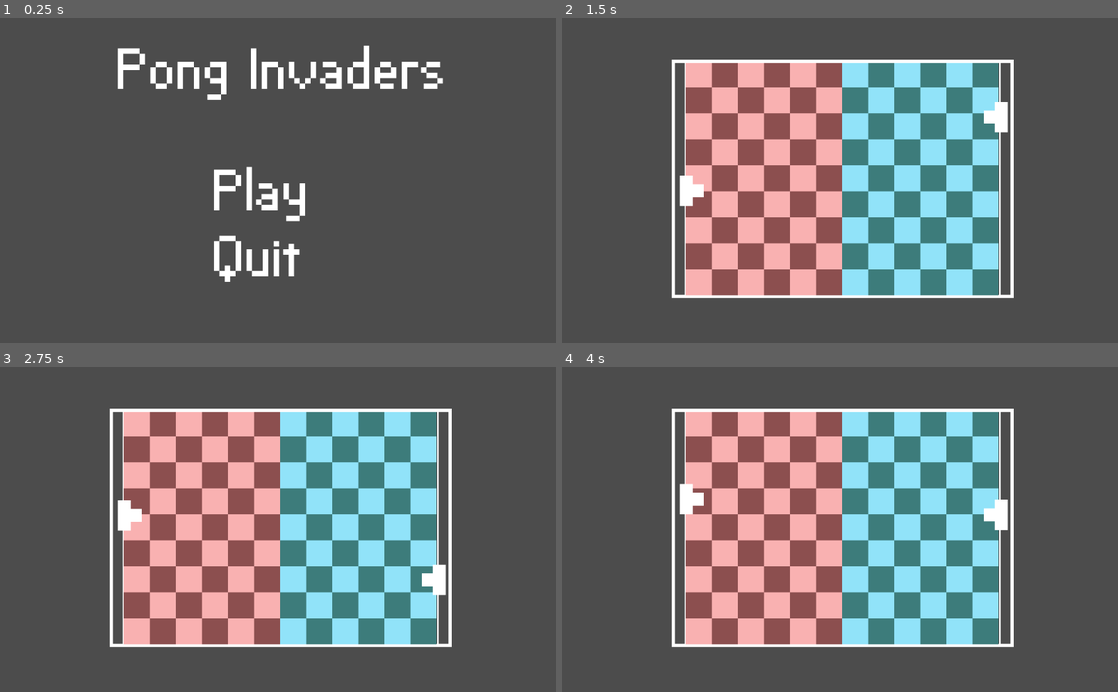
Above: before the commit, frames 1-4 (two rows, left to right).
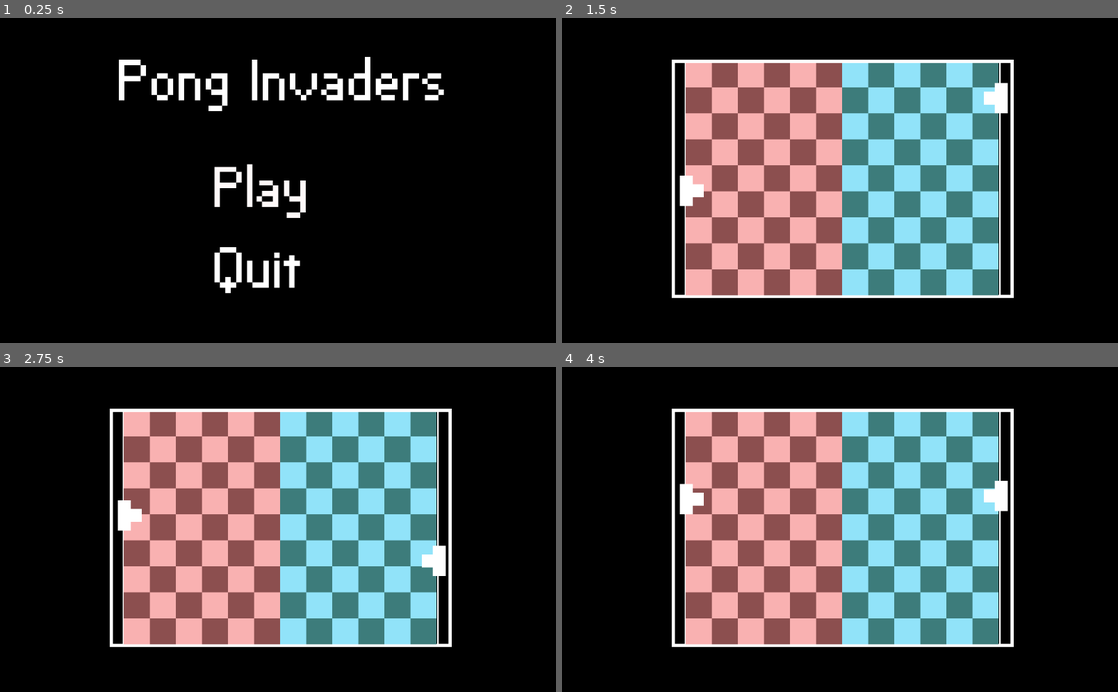
Above: after the commit, the same moments.

Repository: Raelr/dd-pong-invaders
Game: Godot game, scene res://scenes/Main.tscn
Same seed, same stepped clock (60 frames per second), same inputs: the game is played once before the commit and once after it.
Inputs (mouse positions are in pixels of both pictures, inside the frame that each line leads up to):
- Up to frame 1 (0.25 s): no input
- Up to frame 2 (1.5 s): tap Enter at 0.5 s; move the mouse to (823, 193) at 0.52 s; hold W 0.53-1.28 s; click (823, 193) at 0.6 s; move the mouse to (728, 196) at 1.27 s; hold S from 1.28 s (still down); tap I at 1.35 s; click (728, 196) at 1.42 s
- Up to frame 3 (2.75 s): move the mouse to (333, 458) at 2.02 s; release S at 2.03 s; hold W from 2.03 s (still down); hold K from 2.03 s (still down); click (333, 458) at 2.17 s
- Up to frame 4 (4 s): move the mouse to (812, 594) at 2.77 s; release K at 2.78 s; click (812, 594) at 2.85 s; move the mouse to (1006, 578) at 3.52 s; release W at 3.53 s; hold S from 3.53 s (still down); hold I from 3.53 s (still down); click (1006, 578) at 3.67 s

The runs differ from the first frame. In frame 1, 98% of the frame differs, in the area x 0-100%, y 0-100%; in frame 2, 58%; in frame 3, 58%; in frame 4, 58%.

Commit message:
Finished base for main menu

Diff:
--- a/scenes/Main.tscn
+++ b/scenes/Main.tscn
@@ -7,15 +7,24 @@
 
 [node name="Main" type="Node2D"]
 
+[node name="ColorRect" type="ColorRect" parent="."]
+modulate = Color( 0, 0, 0, 1 )
+margin_right = 1024.0
+margin_bottom = 601.0
+mouse_filter = 2
+__meta__ = {
+"_edit_use_anchors_": false
+}
+
 [node name="Arena" parent="." instance=ExtResource( 1 )]
 visible = false
 position = Vector2( 516.893, 297.052 )
 
 [node name="MainMenu" parent="." instance=ExtResource( 4 )]
-margin_left = 211.674
-margin_top = 13.8666
-margin_right = 211.674
-margin_bottom = 13.8666
+margin_left = 482.123
+margin_top = 248.194
+margin_right = 482.123
+margin_bottom = 248.194
 
 [node name="PlayerOne" parent="." instance=ExtResource( 2 )]
 visible = false
@@ -24,7 +33,7 @@
 
 [node name="PlayerTwo" parent="." instance=ExtResource( 2 )]
 visible = false
-position = Vector2( 799.479, 202.948 )
+position = Vector2( 799.479, 167.948 )
 texture = ExtResource( 3 )
 is_player_two = true
 update = true
--- a/scenes/MainMenu.tscn
+++ b/scenes/MainMenu.tscn
@@ -22,9 +22,10 @@
 }
 
 [node name="Title" type="Label" parent="."]
-margin_top = 1.608
-margin_right = 606.0
-margin_bottom = 146.608
+margin_left = -268.446
+margin_top = -211.297
+margin_right = 337.554
+margin_bottom = -66.2973
 custom_fonts/font = SubResource( 1 )
 text = "Pong Invaders"
 __meta__ = {
@@ -32,10 +33,13 @@
 }
 
 [node name="PlayButton" parent="." instance=ExtResource( 2 )]
-position = Vector2( 266.846, 311.018 )
+position = Vector2( -1.6001, 71.4992 )
 button_text = "Play"
-update = true
+normal_color = Color( 1, 0.980392, 0.980392, 1 )
+hover_color = Color( 0.52549, 0.52549, 0.52549, 1 )
 
 [node name="QuitButton" parent="." instance=ExtResource( 2 )]
-position = Vector2( 266.846, 432.695 )
+position = Vector2( -1.6001, 219.789 )
 button_text = "Quit"
+normal_color = Color( 1, 1, 1, 1 )
+hover_color = Color( 0.52549, 0.52549, 0.52549, 1 )
--- a/scripts/Button.gd
+++ b/scripts/Button.gd
@@ -5,6 +5,8 @@
 
 export (String) var button_text
 export (bool) var update
+export (Color) var normal_color
+export (Color) var hover_color
 
 func _ready():
 	update_label()
@@ -17,18 +19,15 @@
 
 func update_label():
 	$ButtonLabel.text = button_text
+	$ButtonLabel.modulate = normal_color
 
 func _process(delta):
 	if update:
 		if Engine.editor_hint:
 			update_label()
 
-
 func _on_Button_mouse_entered():
-	$ButtonLabel.modulate = Color(0.0, 0.0, 0.0, 1.0)
-
-
-
+	$ButtonLabel.modulate = hover_color
 
 func _on_Button_mouse_exited():
-	$ButtonLabel.modulate = Color(1.0,1.0,1.0,1.0)
+	$ButtonLabel.modulate = normal_color
--- a/scripts/MainMenu.gd
+++ b/scripts/MainMenu.gd
@@ -4,9 +4,13 @@
 
 func _ready():
 	$PlayButton.connect("on_press", self, "start_game")
+	$QuitButton.connect("on_press", self, "exit_game")
 
 func start_game():
 	get_parent().get_node("Arena").visible = true
 	get_parent().get_node("PlayerOne").visible = true
 	get_parent().get_node("PlayerTwo").visible = true
 	visible = false
+
+func exit_game():
+	get_tree().quit()
